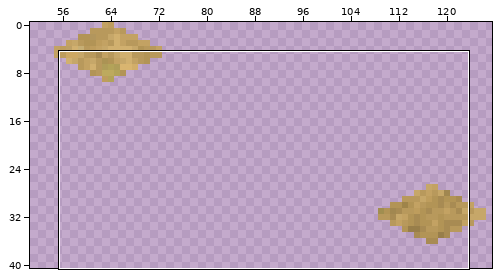
Edited in one commit: sprite sheet (data/images/terrain/beach/beach5.png). Above, an overview of the earlier version with the close-up marked.
Close-up. The starting point:
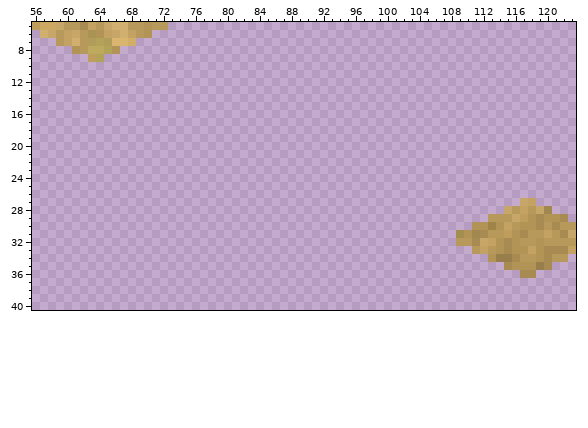
The file is 128x64 pixels. Colours within 5 levels of each other are drawn and written as one. Shown: x 56..123, y 5..40. The wide view leaves out empty margins.
After:
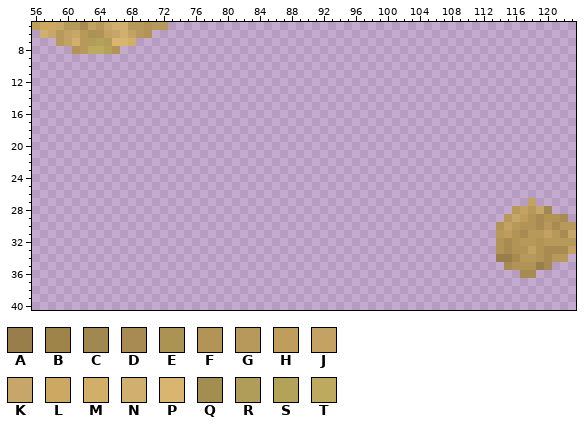
Palette (. is transparent): A #987e4a  B #9f844a  C #a18750  D #a88b53  E #ab9354  F #b29456  G #b8995c  H #be9d5d  J #c3a263  K #c6a769  L #cda863  M #d2ae69  N #d1b06f  P #d9b570  Q #a18e50  R #af9d59  S #b3a359  T #bdaa5e
From old to new:
Colour B is gone in row 30 at x 113.
Colour C is gone in row 31 at x 111.
Colour D is gone in row 31 at x 112; in row 32 at x 111.
Colour F is gone in row 30 at x 111 to 112; in row 31 at x 110; in row 34 at x 113.
Colour G is gone in row 29 at x 113 to 114; in row 31 at x 113; in row 32 at x 109 to 110; in row 33 at x 111 and 113.
Colour H is gone in row 9 at x 63.
Colour J is gone in row 32 at x 113; in row 33 at x 112.
Colour K is gone in row 27 at x 117; in row 28 at x 115; in row 32 at x 112.
Colour Q is gone in row 31 at x 109.
Colour S is gone in row 9 at x 64.
Pixel boxes of the changes (left, top, right, bottom) in both close-ups:
erased: (88, 54, 104, 62)
erased: (456, 198, 528, 262)
